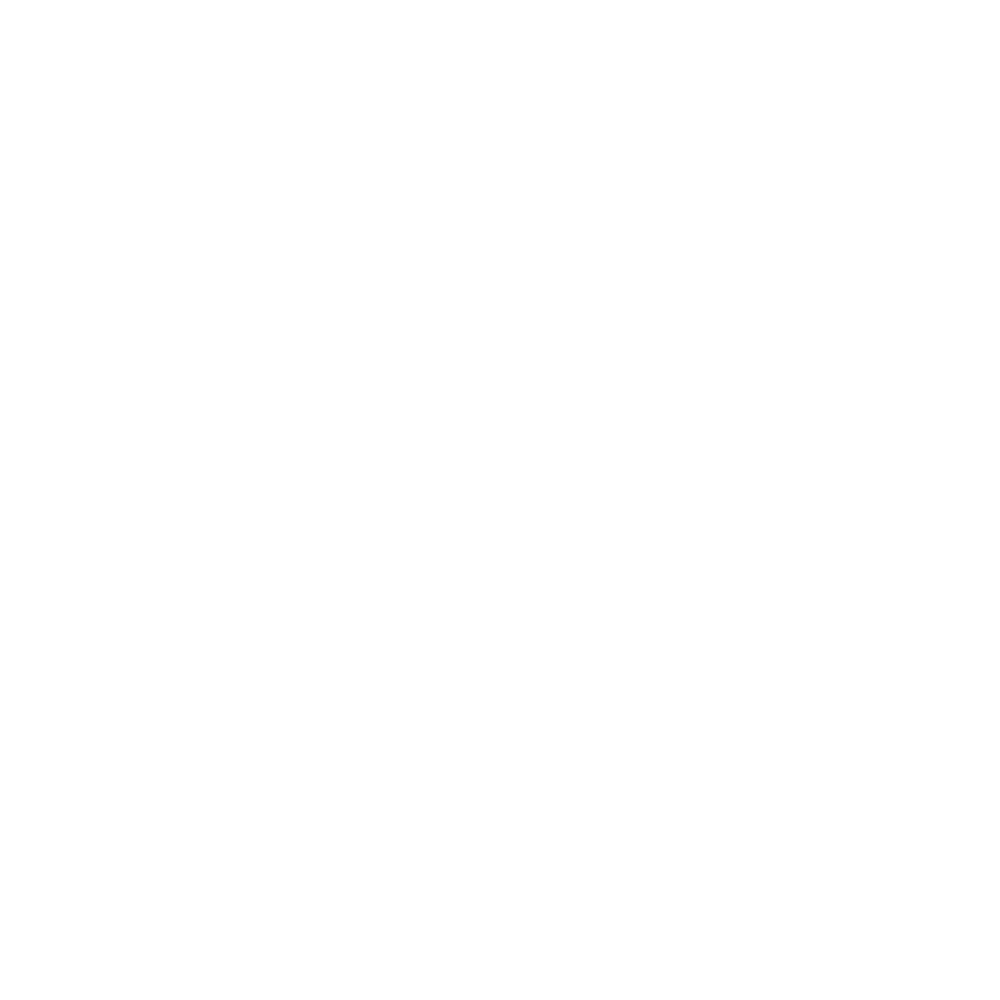
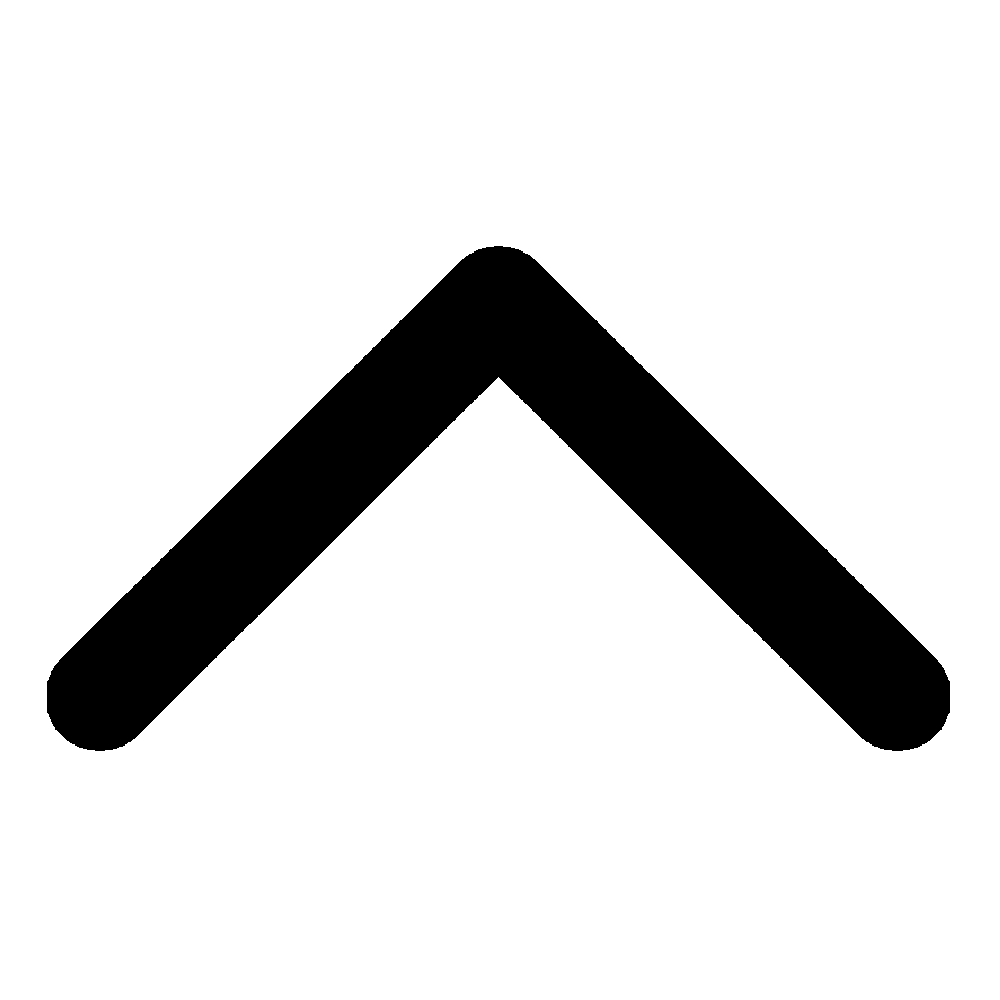
Comparing the layer stacks of the two (1000, 1000) images. Changes:
painted on "Pasted Layer" over 47, 246, 950, 751
